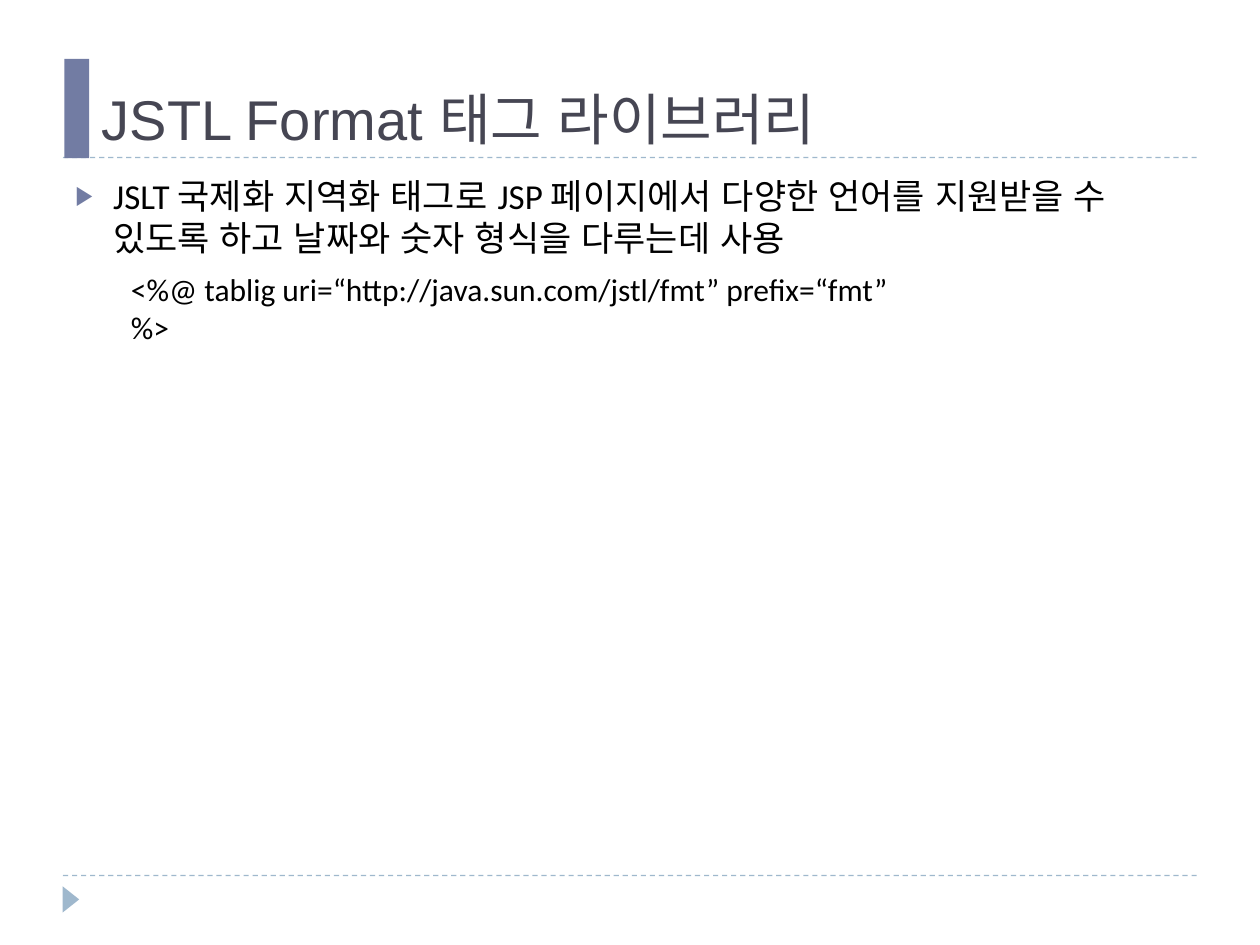
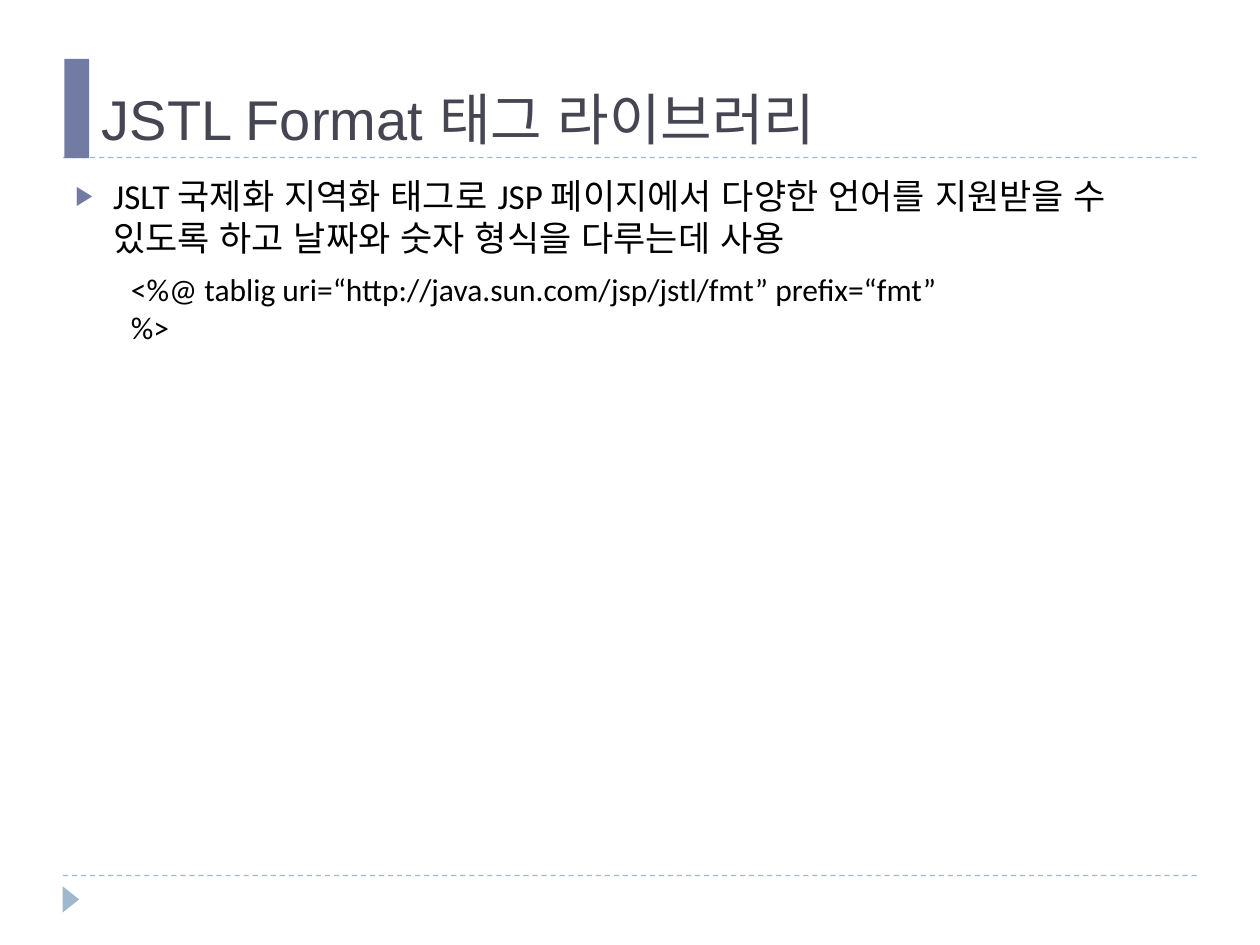
Before and after one commit to mail2HChoi/PatternSW, a slide deck: slide 22 of 강의교재/패턴기반SW개발_Ch13_JSTL.pptx (slide 21 before the commit). Drawn at 1260x945 pixels with LibreOffice and Linux fonts; fonts in the diff are those of the drawing. Boxes give left, top, right and bottom in pixels: in the first picture for what was removed or moved away, otherwise in the second. Text is boxed around its words. In the diff, an @@ line names an element or a change of style, - is before the commit and + after.

```diff
--- a/강의교재/패턴기반SW개발_Ch13_JSTL.pptx
+++ b/강의교재/패턴기반SW개발_Ch13_JSTL.pptx
@@ text at (x1=204, y1=278, x2=936, y2=307): text changed @@
-<%@ tablig uri=“http://java.sun.com/jstl/fmt” prefix=“fmt” %>
+<%@ tablig uri=“http://java.sun.com/jsp/jstl/fmt” prefix=“fmt” %>
```
Also in this commit, not shown: 4 other slides changed, 1 slide added.
